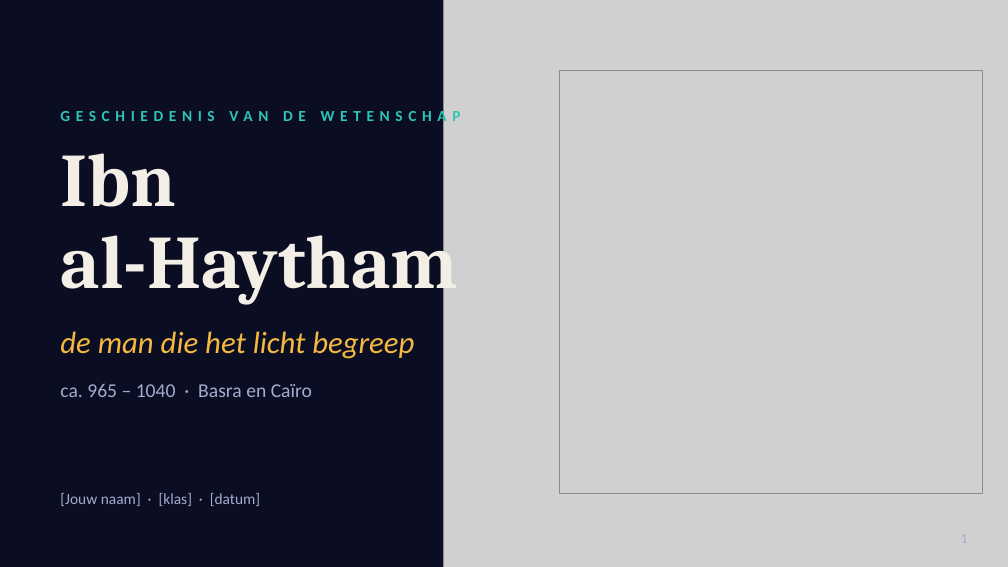
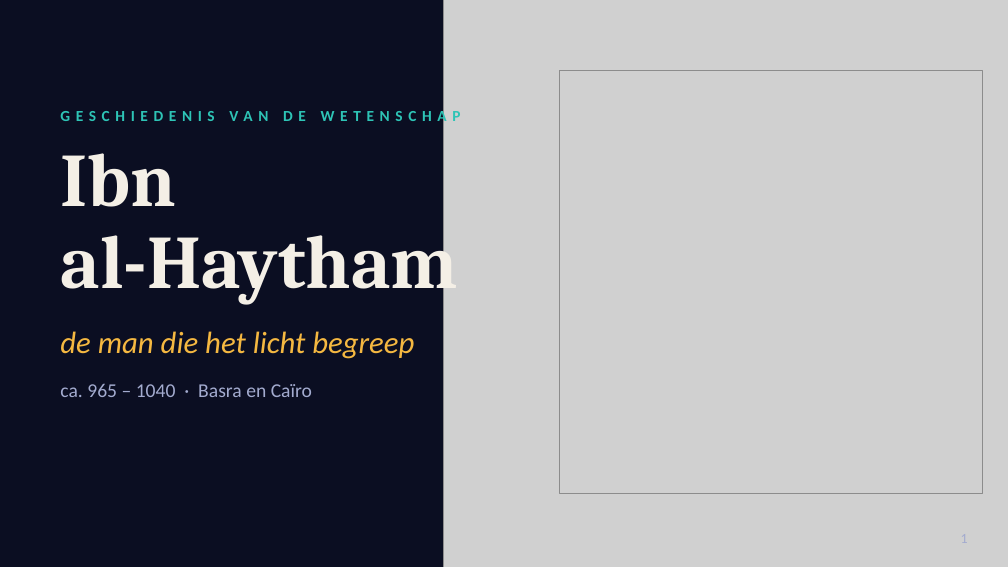
Before and after one commit to riseecom911-sketch/claudemaxxxxxxx, a slide deck: slide 1 of output/Ibn_al-Haytham_animated.pptx. Drawn at 1008x567 pixels with LibreOffice and Linux fonts; fonts in the diff are those of the drawing; grey boxes stand for pictures; background and template pictures are left out. Boxes give left, top, right and bottom in pixels: in the first picture for what was removed or moved away, otherwise in the second. Text is boxed around its words. In the diff, an @@ line names an element or a change of style, - is before the commit and + after.

```diff
--- a/output/Ibn_al-Haytham_animated.pptx
+++ b/output/Ibn_al-Haytham_animated.pptx
@@ text removed at (60, 493, 260, 506) @@
-[Jouw naam] · [klas] · [datum]
```
Also in this commit, not shown: 13 other slides changed.
